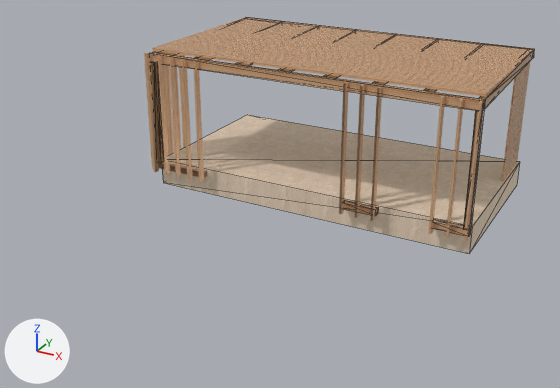
What one commit did to the glTF model public/models/pergola_new_marble_floor (1).glb.
The view is the same before and after, from a 50 mm camera at (426.0, -536.0, 263.0) aimed at (142.0, -20.0, 5.0). The axes (+X, +Y, +Z) are drawn at lower left. The lights are the same throughout. The first picture is the older version. Mesh edges are drawn as thin lines on the coarser meshes. Where no turn or scale is listed for an object, it has been applied to the vertices. Vertices at exactly the same position are counted once.

The first picture shows 'Material3', 'Material4.002', 'Material4.003', 'Material4.004', 'Material4.005', 'Material4.006', 'Material4.013', 'Material4.015', 'Material4.016', 'Material4.017', 'Material4.021', 'dense_beam_0' and 71 more.
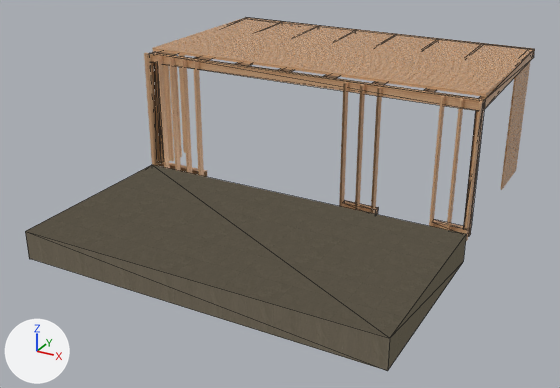
Where the change shows, as pixel boxes [x1, y1, x2, y2] in the pictures (560 x 388 px):
'Material3', mirrored
    before: [162, 115, 520, 254]
    after: [25, 165, 466, 371]

The change, as a diff of the scene's bpy script:
```diff
--- a/public/models/pergola_new_marble_floor (1).glb.py
+++ b/public/models/pergola_new_marble_floor (1).glb.py
@@ me_material3 @@
 # used by ob_material3; location = (0.0, 0.0, 0.0)
-me_material3.from_pydata(...)  # 8 vertices, 12 faces; spans x 0.0..296.0, y 7.0..164.0, z -24.0..0.0
+me_material3.from_pydata(...)  # 8 vertices, 12 faces; spans x 0.0..296.0, y -164.0..-7.0, z -24.0..0.0
+# me_material3 part 1: the whole mesh is mirrored in y about the mesh origin
 me_material3.materials.append(mat_marble_floor)
```
